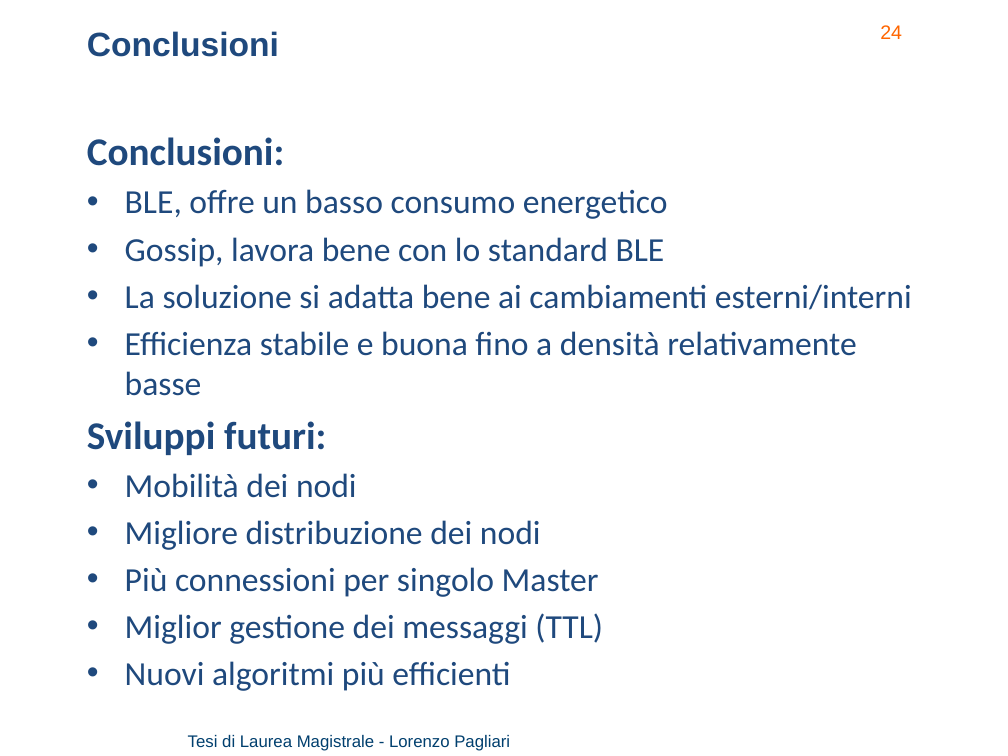
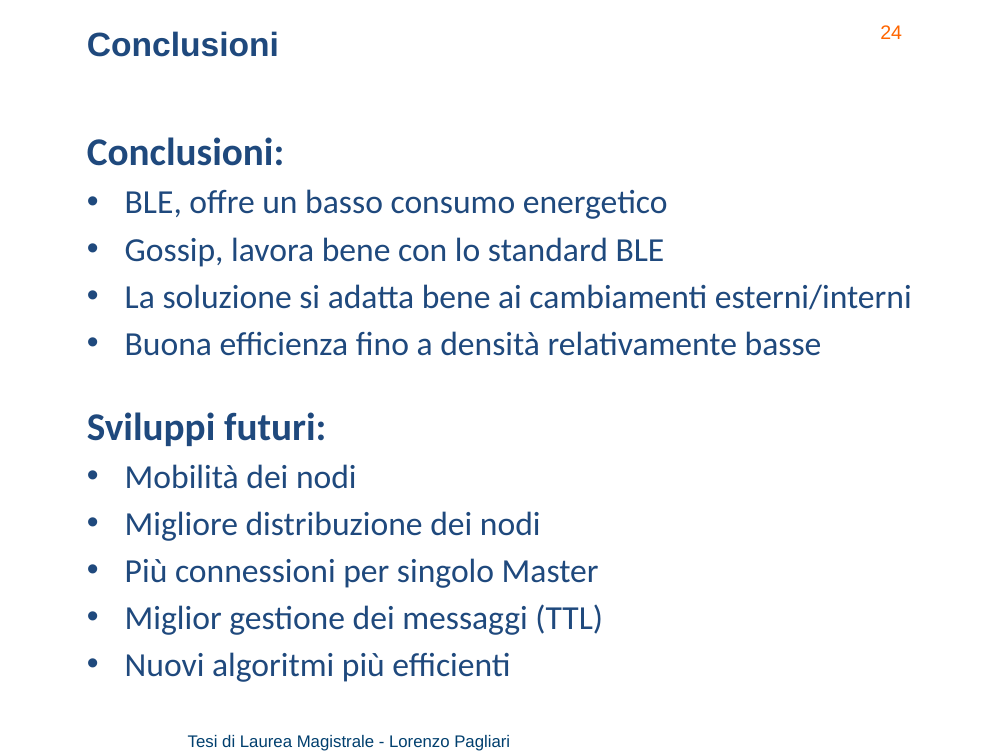
Before and after one commit to lorenzo-pagliari/Tesi, a slide deck: slide 24 of presentazione/Pagliari Lorenzo - presentazione_v2.pptx. Drawn at 1008x756 pixels with LibreOffice and Linux fonts; fonts in the diff are those of the drawing; background and template pictures are left out. Boxes give left, top, right and bottom in pixels: in the first picture for what was removed or moved away, otherwise in the second. Text is boxed around its words. In the diff, an @@ line names an element or a change of style, - is before the commit and + after.

```diff
--- a/presentazione/Pagliari Lorenzo - presentazione_v2.pptx
+++ b/presentazione/Pagliari Lorenzo - presentazione_v2.pptx
@@ text at (125,331,822,356): text changed @@
-• Efficienza stabile e buona fino a densità relativamente basse
+• Buona efficienza fino a densità relativamente basse
```
Also in this commit, not shown: 9 other slides changed, 4 slides added, 2 other files.
